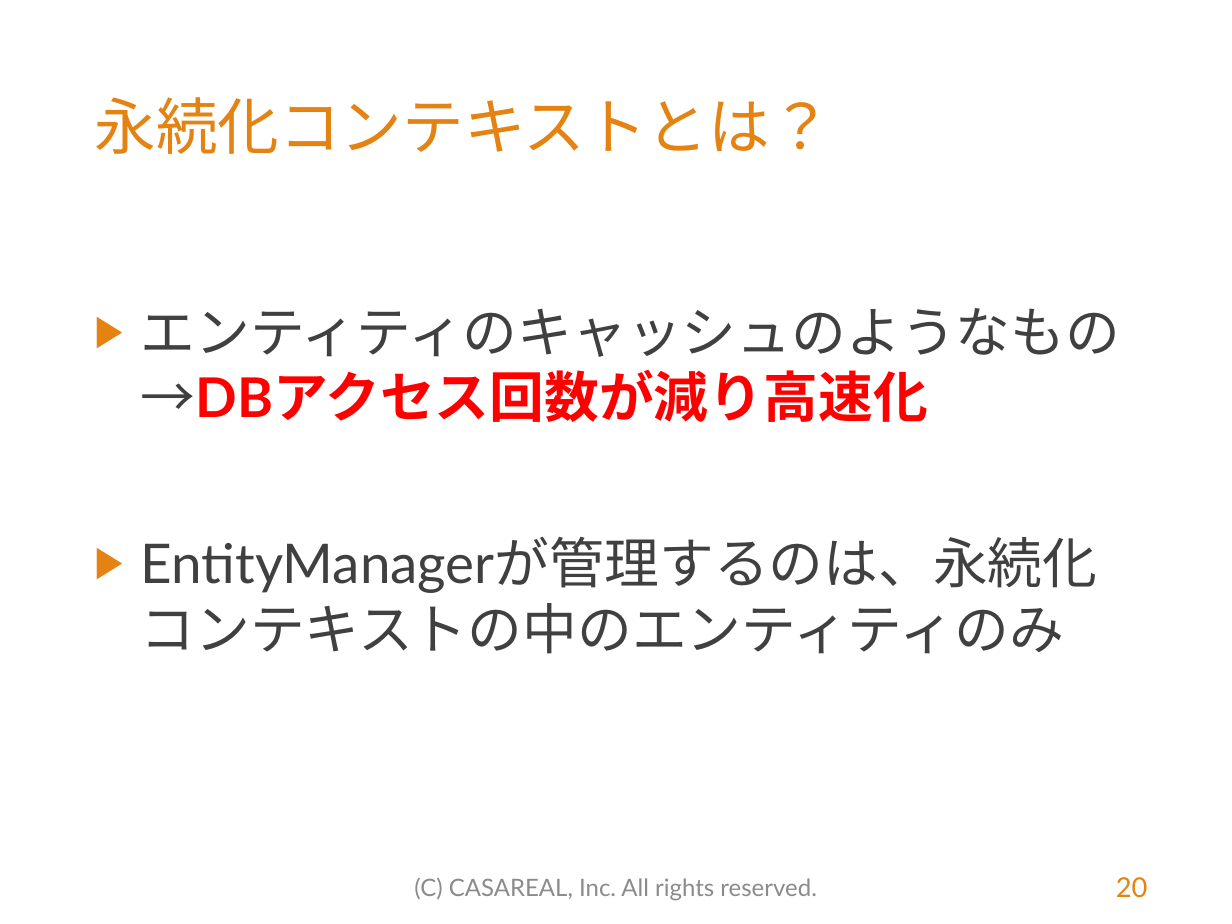
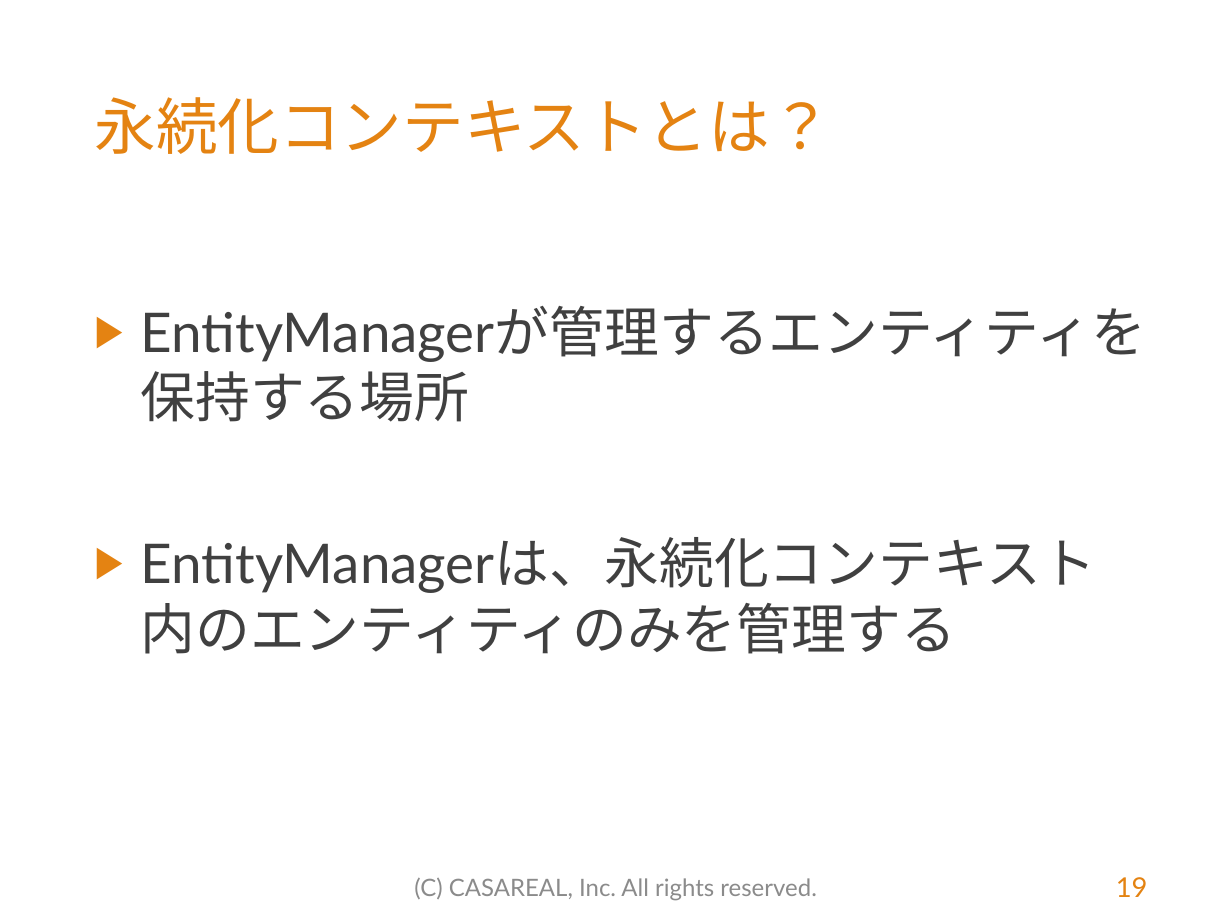
Before and after one commit to MasatoshiTada/hamaru-jpa-light, a slide deck: slide 19 of src/main/resources/はまる！JPA（初学者向けライト版）.pptx (slide 20 before the commit). Drawn at 1232x924 pixels with LibreOffice and Linux fonts; fonts in the diff are those of the drawing; background and template pictures are left out. Boxes give left, top, right and bottom in pixels: in the first picture for what was removed or moved away, otherwise in the second. Text is boxed around its words. In the diff, an @@ line names an element or a change of style, - is before the commit and + after.

```diff
--- a/src/main/resources/はまる！JPA（初学者向けライト版）.pptx
+++ b/src/main/resources/はまる！JPA（初学者向けライト版）.pptx
@@ text at <box>141,537,1096,654</box>: text changed @@
-▶ エンティティのキャッシュのようなもの
-  →DBアクセス回数が減り高速化
-▶ EntityManagerが管理するのは、永続化コンテキストの中のエンティティのみ
+▶ EntityManagerが管理するエンティティを保持する場所
+▶ EntityManagerは、永続化コンテキスト内のエンティティのみを管理する
@@ page number at <box>1116,877,1148,897</box>: text changed @@
-20
+19
```
Also in this commit, not shown: 24 other slides changed, 5 slides removed, 3 other files.
